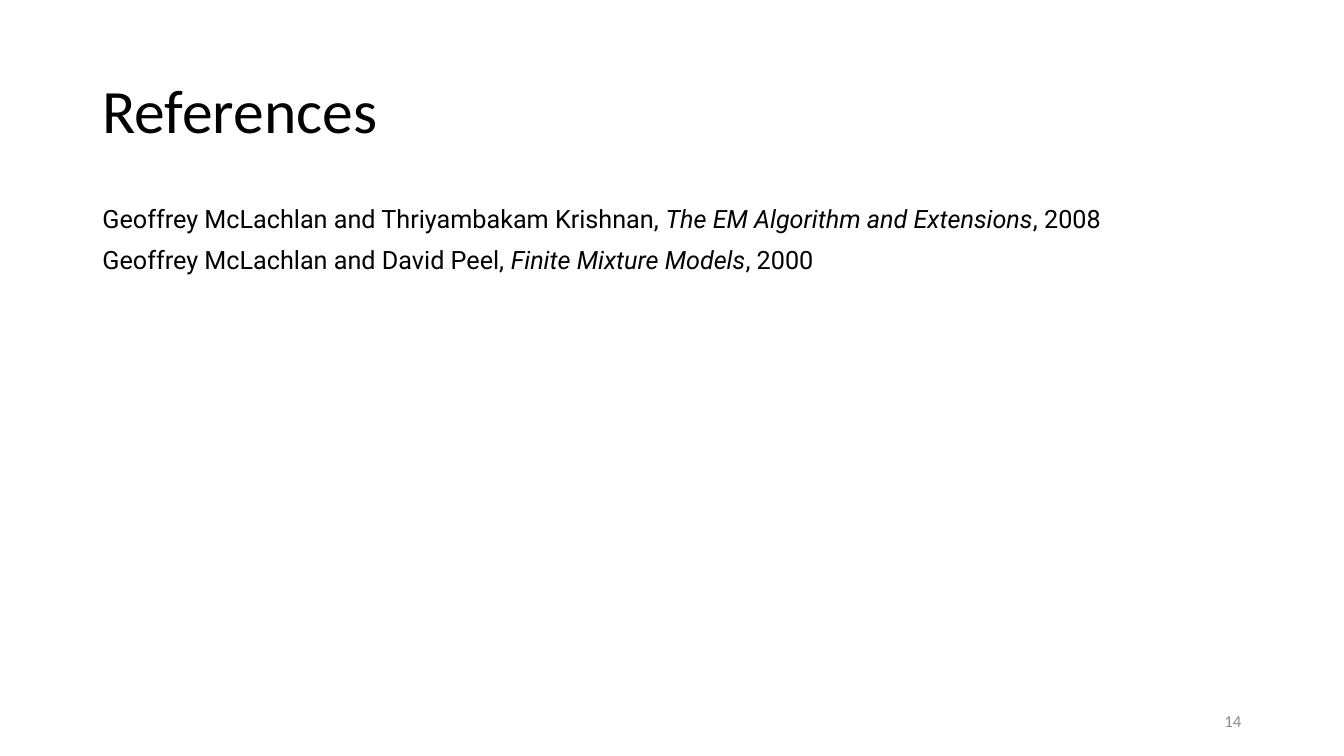
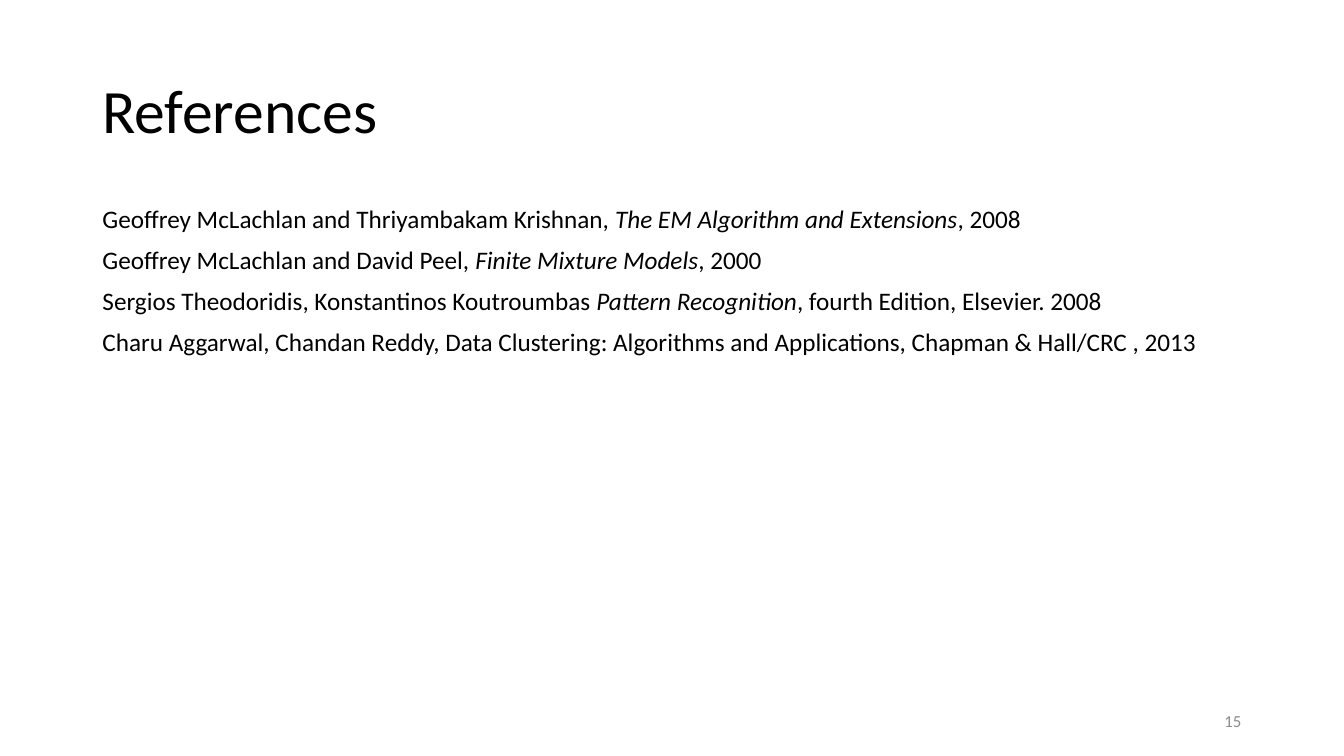
Before and after one commit to omroot/d2l_pytorch, a slide deck: slide 15 of mylearnings/mylecturenotes/ML4AM_Ch4_OptimalClustering.pptx (slide 14 before the commit). Drawn at 1344x756 pixels with LibreOffice and Linux fonts; fonts in the diff are those of the drawing. Boxes give left, top, right and bottom in pixels: in the first picture for what was removed or moved away, otherwise in the second. Text is boxed around its words. In the diff, an @@ line names an element or a change of style, - is before the commit and + after.

```diff
--- a/mylearnings/mylecturenotes/ML4AM_Ch4_OptimalClustering.pptx
+++ b/mylearnings/mylecturenotes/ML4AM_Ch4_OptimalClustering.pptx
@@ text at [102,210,1021,273]: font Roboto to Calibri in "Geoffrey McLachlan and Thriyambakam Krishnan, The EM ...", "Geoffrey McLachlan and David Peel, Finite Mixture ..." @@
@@ text at [102,292,1196,356]: paragraphs added @@
+Sergios Theodoridis, Konstantinos Koutroumbas Pattern Recognition, fourth Edition, Elsevier. 2008
+Charu Aggarwal, Chandan Reddy, Data Clustering: Algorithms and Applications, Chapman & Hall/CRC , 2013
@@ page number at [1224,716,1241,727]: text changed @@
-14
+15
```
Also in this commit, not shown: 1 slide added.
